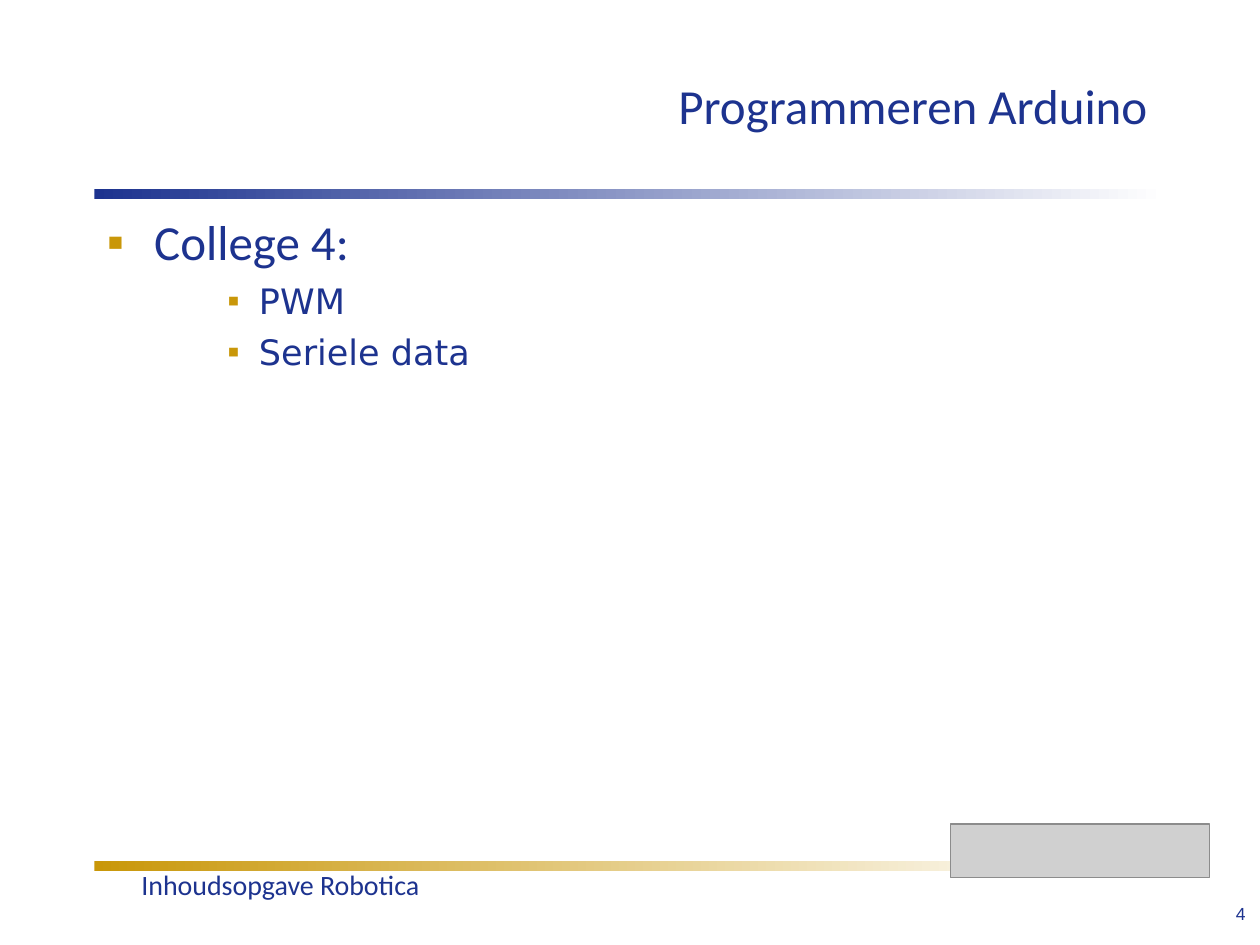
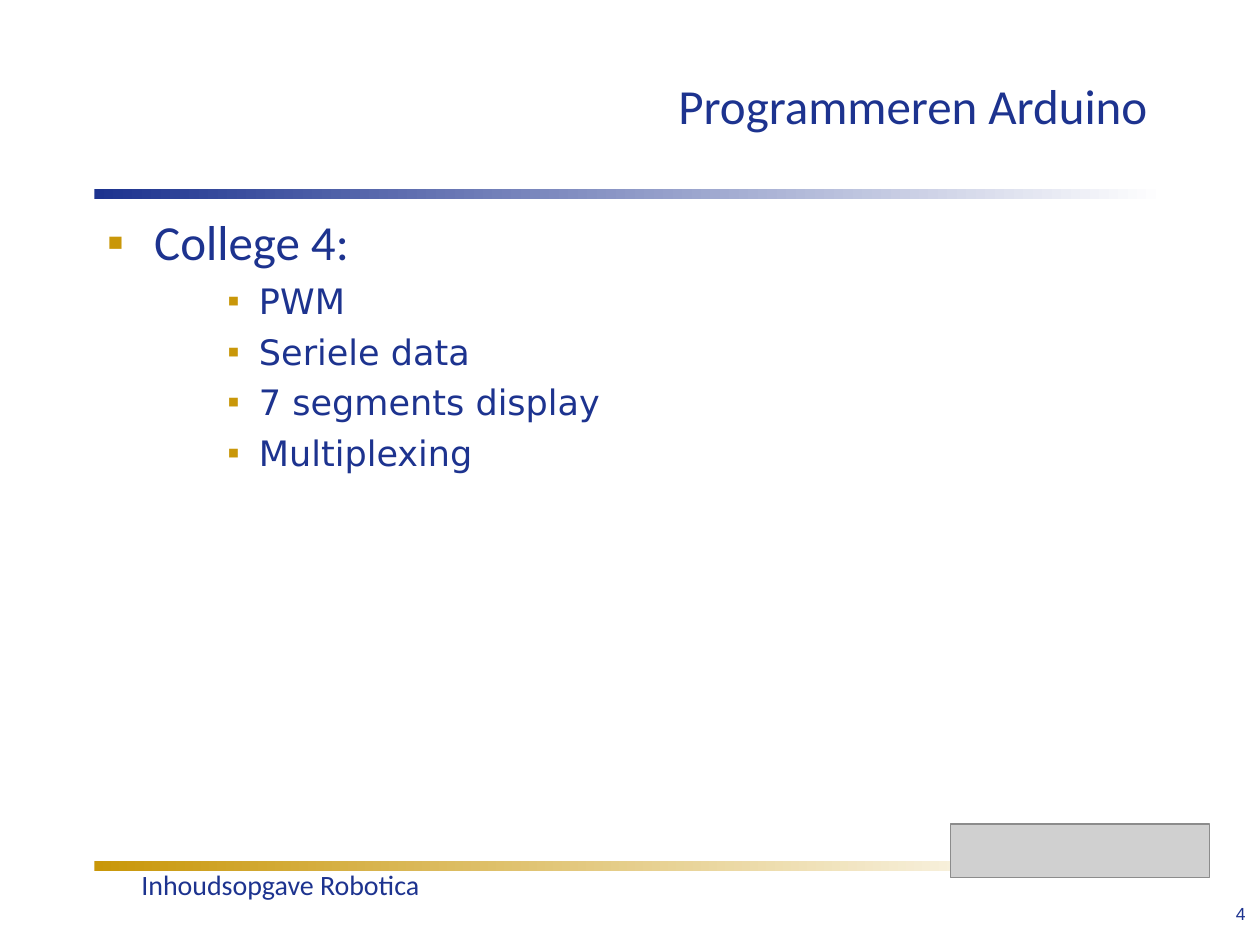
Before and after one commit to humiq/Greendevelopment, a slide deck: slide 7 of trunk/documents/Colleges/ISIROB Inhoudsopgave colleges 2012.ppt. Drawn at 1260x945 pixels with LibreOffice and Linux fonts; fonts in the diff are those of the drawing; grey boxes stand for pictures. Boxes give left, top, right and bottom in pixels: in the first picture for what was removed or moved away, otherwise in the second. Text is boxed around its words. In the diff, an @@ line names an element or a change of style, - is before the commit and + after.

```diff
--- a/trunk/documents/Colleges/ISIROB Inhoudsopgave colleges 2012.ppt
+++ b/trunk/documents/Colleges/ISIROB Inhoudsopgave colleges 2012.ppt
@@ text at <box>259,388,600,474</box>: paragraphs added @@
+    ▪ 7 segments display
+    ▪ Multiplexing
```
Also in this commit, not shown: 1 other slide changed, 2 other files.
